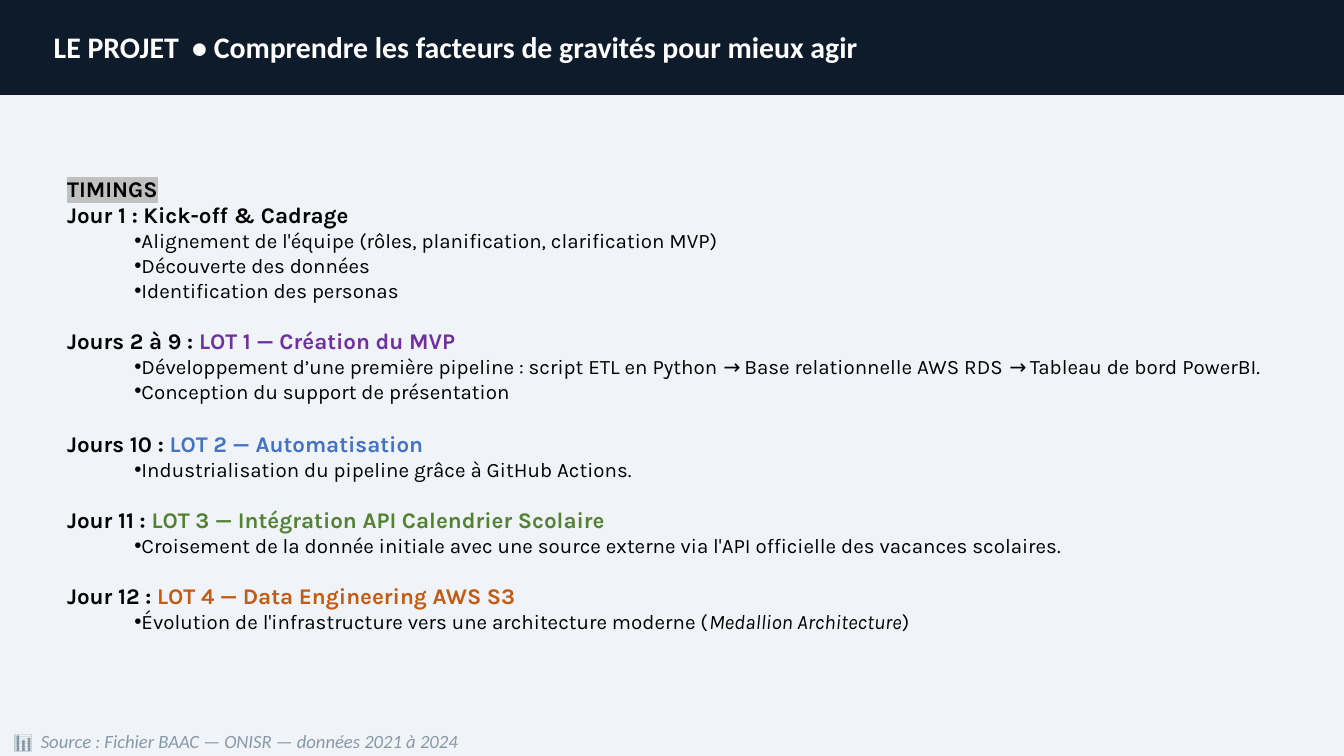
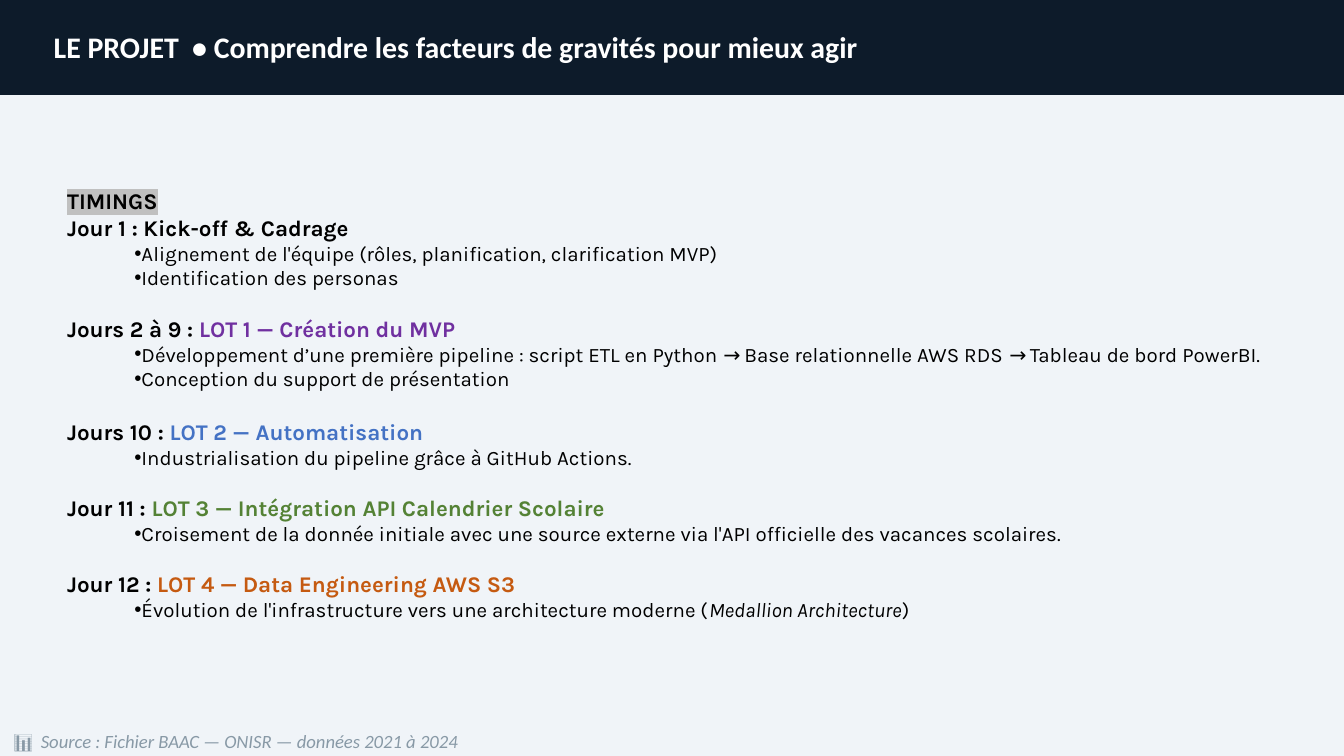
Before and after one commit to PaulMerieux/final_project_jedha_2026, a slide deck: slide 3 of Présentation - Sécurité Routière - Final.pptx. Drawn at 1344x756 pixels with LibreOffice and Linux fonts; fonts in the diff are those of the drawing. Boxes give left, top, right and bottom in pixels: in the first picture for what was removed or moved away, otherwise in the second. Text is boxed around its words. In the diff, an @@ line names an element or a change of style, - is before the commit and + after.

Commit message:
MAJ PPT & PowerBI

```diff
--- a/Présentation - Sécurité Routière - Final.pptx
+++ b/Présentation - Sécurité Routière - Final.pptx
@@ text "TIMINGS": place and size @@
-text "TIMINGS" at [67, 176, 1260, 631]
+text "TIMINGS" at [67, 188, 1260, 619]
@@ text at [141, 257, 370, 274]: paragraph removed @@
-  • Découverte des données
```
Also in this commit, not shown: 5 other slides changed, 1 slide added, 2 other files.
